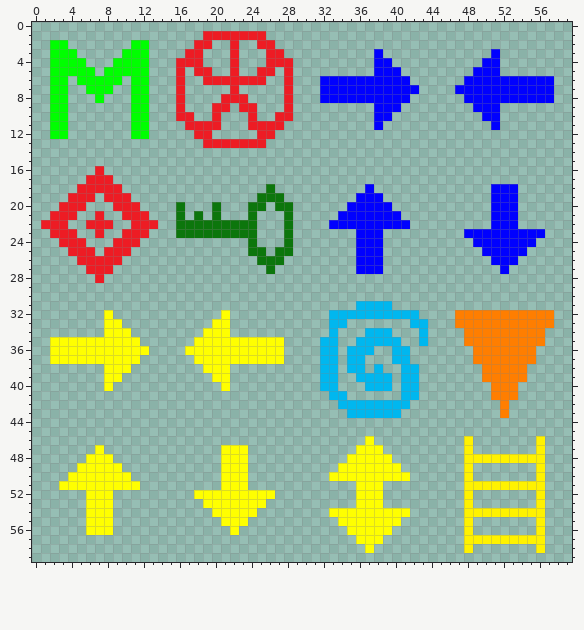
Pixel-art sprite: src/main/resources/assets/data/arrows.png. The first picture shows the starting point.
The file is 60x60 pixels.
The same view after the edit:
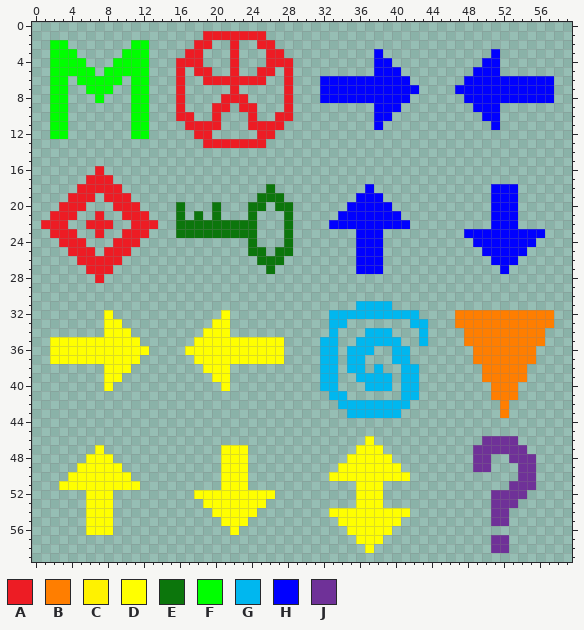
Palette (. is transparent): A #ed1c24  B #ff7e00  C #fff200  D #ffff00  E #0c760c  F #00ff00  G #00b7ef  H #0000ff  J #6f3198
The exact change:
The edit adds colour J in row 46 at x 50 to 53; in row 47 at x 49 to 54; in row 49 at x 49 to 50 and 54 to 55; in row 50 at x 54 to 55; in row 52 at x 51 to 54; in row 53 at x 51 to 53.
The edit adds colour J in row 55 at x 51 to 52; in row 58 at x 51 to 52.
Colour C gives way to colour J in row 48 at x 49 to 50 and 53 to 55; in row 51 at x 53 to 55; in row 54 at x 51 to 52; in row 57 at x 51 to 52.
The edit erases colour C in rows 46 to 47 at x 48 and 56; in row 48 at x 48, 51 to 52 and 56; in rows 49 to 50 at x 48 and 56; in row 51 at x 48 to 52 and 56; in rows 52 to 53 at x 48 and 56; in row 54 at x 48 to 50 and 53 to 56.
The edit erases colour C in rows 55 to 56 at x 48 and 56; in row 57 at x 48 to 50 and 53 to 56; in row 58 at x 48 and 56.
Boxes around the changes in both pictures, in picture pixels (x1, y1, x2, y2):
changed: (464, 436, 545, 553)
